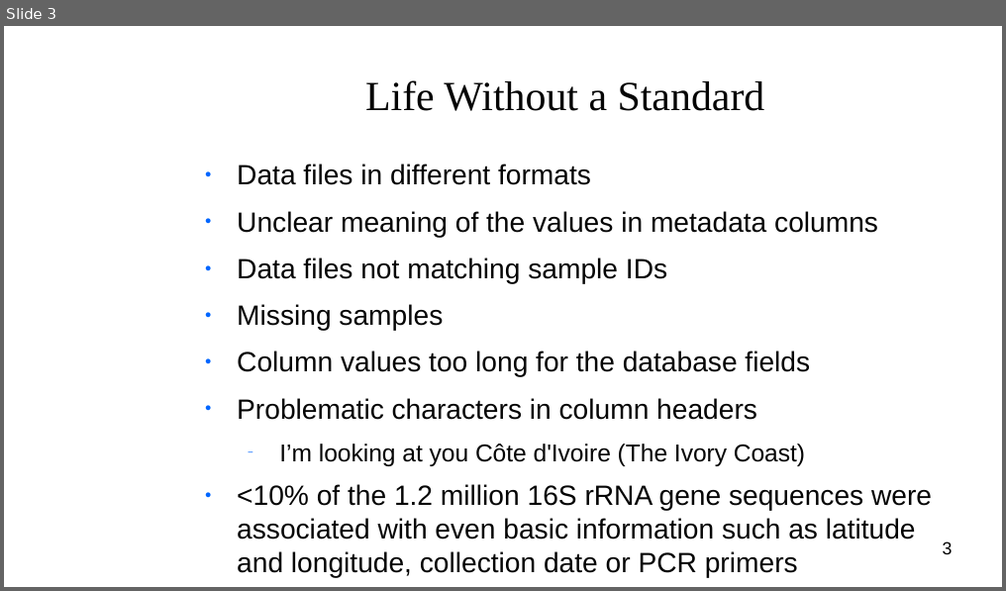
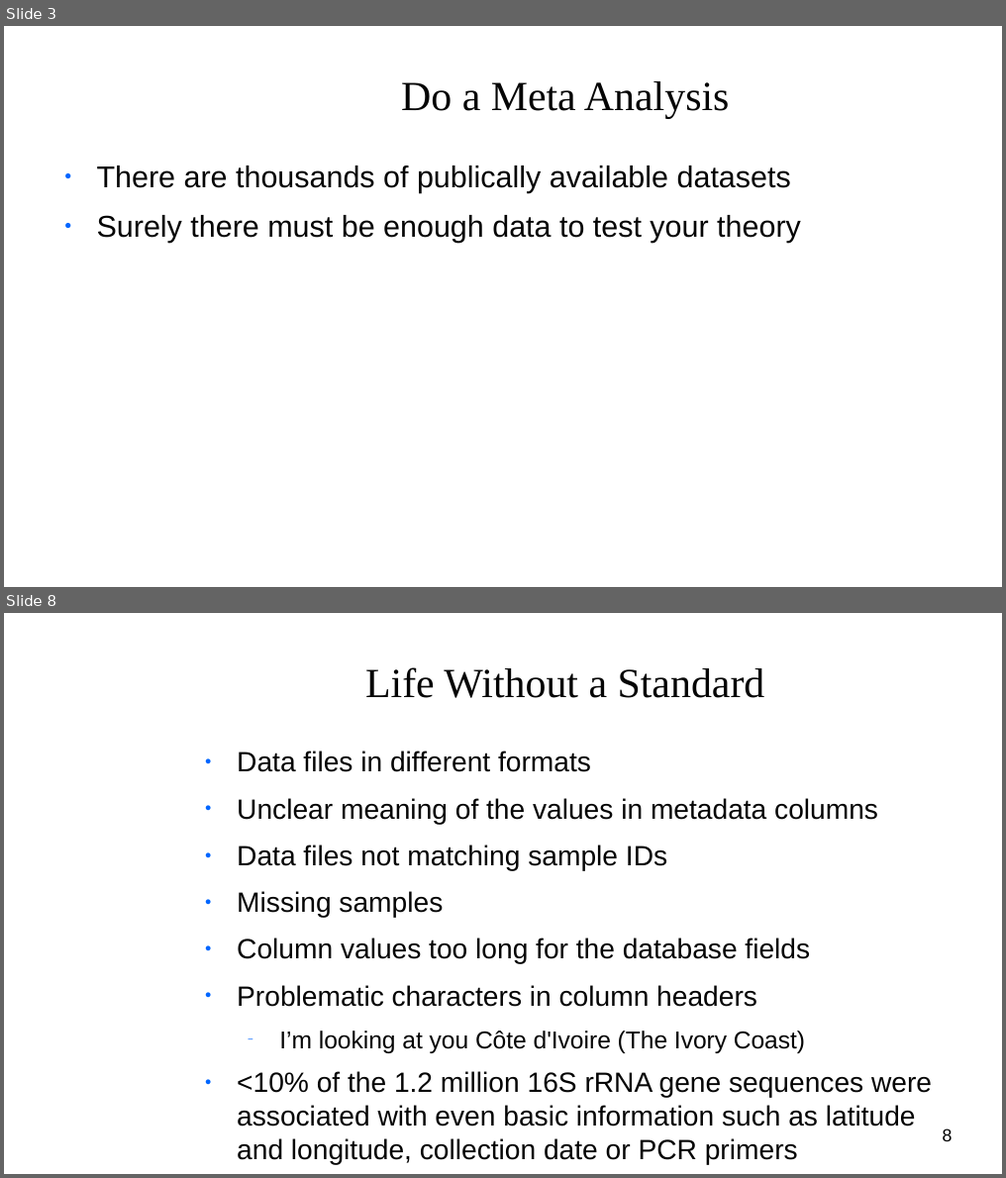
Before and after one commit to clemente-lab/mmeds-meta, a slide deck: sql/mmeds.odp. Shown one above the other, each under a label of ours: slide 3 before the commit, slides 3 and 8 after it; the slides between them are not shown. The pictures are 1006x591 and 1006x1178 pixels, drawn with LibreOffice and Linux fonts; fonts in the diff are those of the drawing; background and template pictures are left out. Boxes give left, top, right and bottom in pixels: in the first picture for what was removed or moved away, otherwise in the second. Text is boxed around its words. In the diff, an @@ line names an element or a change of style, - is before the commit and + after.

```diff
--- a/sql/mmeds.odp
+++ b/sql/mmeds.odp
@@ slide 3 added at [4, 26, 1002, 587], background picture (left out) @@
@@ title added at [401, 81, 730, 118], 33 pt, text #050505 @@
+Do a Meta Analysis
@@ text added at [97, 166, 801, 243], 24 pt, text #050505 @@
+● There are thousands of publically available datasets
+● Surely there must be enough data to test your theory
@@ what was slide 3 is now slide 8 @@
@@ page number at [943, 1129, 952, 1142]: text changed @@
-3
+8
```
Also in this commit, not shown: 3 slides changed, 6 other slides added, 1 slide removed, 1 other file.
